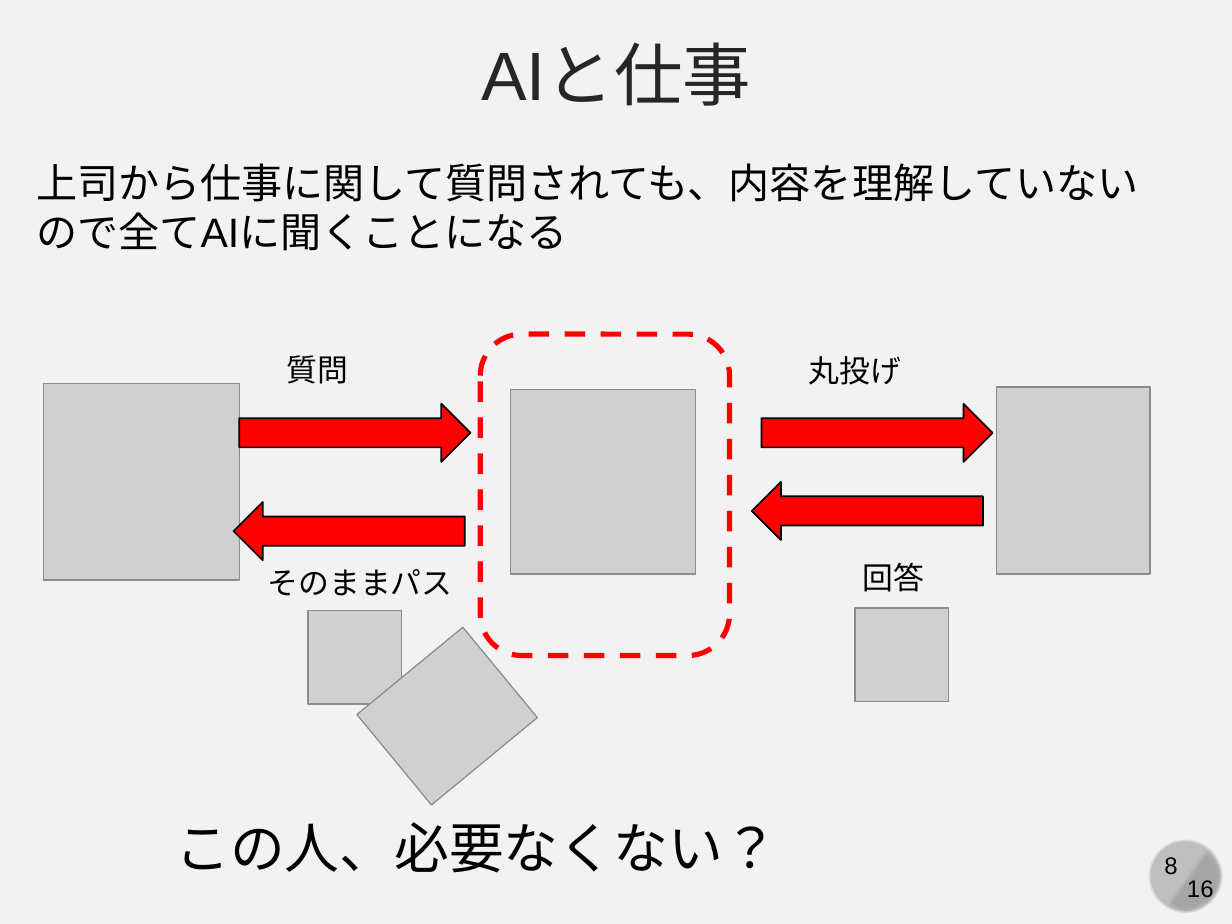
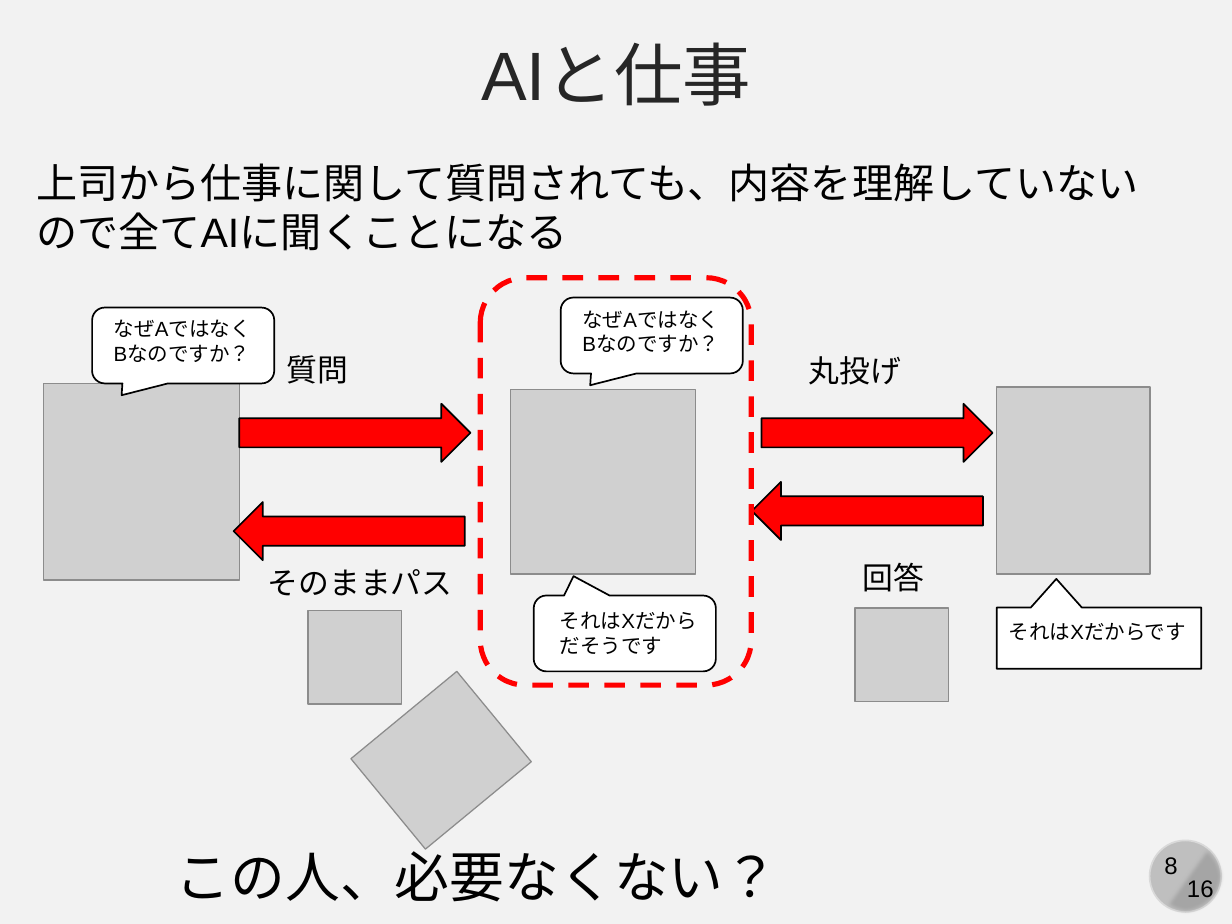
Before and after one commit to kaityo256/lab_startup, a slide deck: slide 8 of generative_ai/generative_ai_and_us.pptx. Drawn at 1232x924 pixels with LibreOffice and Linux fonts; fonts in the diff are those of the drawing; grey boxes stand for pictures. Boxes give left, top, right and bottom in pixels: in the first picture for what was removed or moved away, otherwise in the second. Text is boxed around its words. In the diff, an @@ line names an element or a change of style, - is before the commit and + after.

```diff
--- a/generative_ai/generative_ai_and_us.pptx
+++ b/generative_ai/generative_ai_and_us.pptx
@@ rounded rectangle: place and size @@
-rounded rectangle at box(480, 334, 729, 655)
+rounded rectangle at box(480, 277, 752, 685)
@@ rounded speech box added at box(561, 298, 743, 375), fill #FFFFFF, outline #000000 1 pt @@
@@ rounded speech box added at box(92, 308, 275, 384), fill #FFFFFF, outline #000000 1 pt @@
@@ text added at box(114, 319, 251, 362), 12 pt, text #000000 @@
+なぜAではなく
+Bなのですか？
@@ text added at box(582, 310, 719, 352), 12 pt, text #000000 @@
+なぜAではなく
+Bなのですか？
@@ rounded speech box added at box(533, 595, 716, 671), fill #FFFFFF, outline #000000 1 pt @@
@@ text added at box(560, 611, 697, 654), 12 pt, text #000000 @@
+それはXだから
+だそうです
@@ speech box added at box(997, 607, 1201, 669), fill #FFFFFF, outline #000000 1 pt @@
@@ text added at box(1009, 622, 1186, 640), 12 pt, text #000000 @@
+それはXだからです
@@ picture: place and size @@
-picture at box(357, 628, 537, 805)
+picture at box(352, 671, 532, 848)
@@ text "この人、必要なくない？" rewrapped from box(175, 822, 778, 873) to box(176, 841, 779, 902) @@
```
Also in this commit, not shown: 6 other slides changed.
